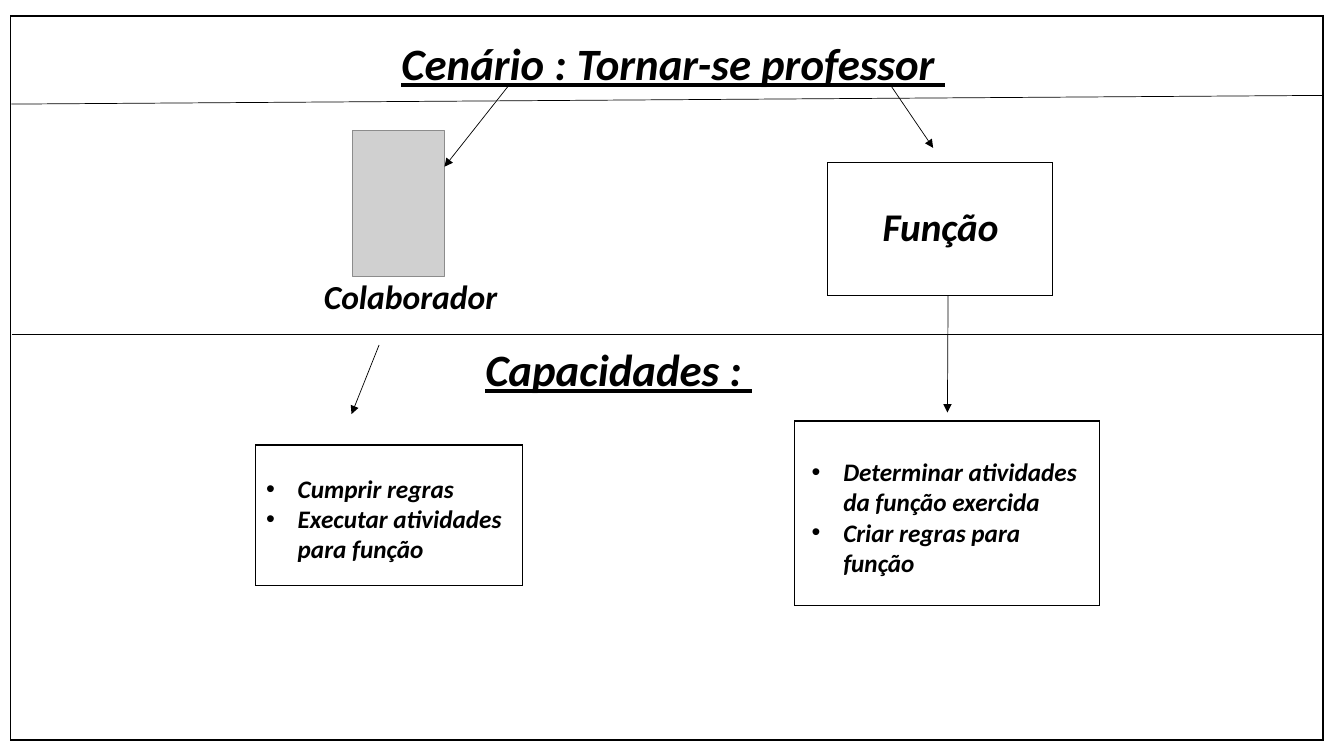
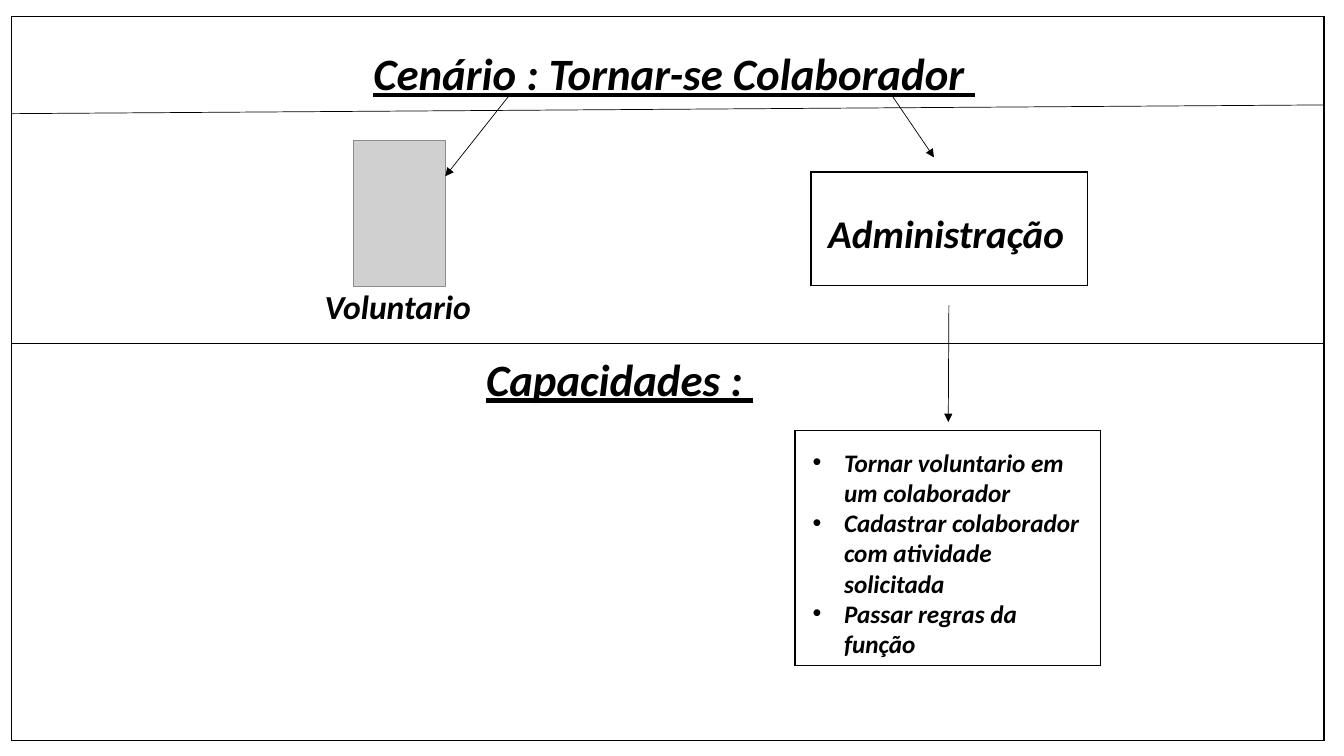
Before and after one commit to Ney-Rocha/OPE-3-semestre, a slide deck: slide 9 of cenario_de_negocio.pptx. Drawn at 1344x756 pixels with LibreOffice and Linux fonts; fonts in the diff are those of the drawing; grey boxes stand for pictures. Boxes give left, top, right and bottom in pixels: in the first picture for what was removed or moved away, otherwise in the second. Text is boxed around its words. In the diff, an @@ line names an element or a change of style, - is before the commit and + after.

Commit message:
AC3 para VANey

```diff
--- a/cenario_de_negocio.pptx
+++ b/cenario_de_negocio.pptx
@@ text at bbox=[373, 58, 964, 102]: text changed @@
-Cenário : Tornar-se professor
+Cenário : Tornar-se Colaborador
@@ rectangle: place and size @@
-rectangle at bbox=[828, 162, 1053, 295]
+rectangle at bbox=[812, 172, 1089, 286]
@@ text at bbox=[828, 220, 1064, 255]: text changed @@
-Função
+Administração
@@ text at bbox=[325, 295, 471, 320]: text changed @@
-Colaborador
+Voluntario
@@ 3 arrows, 2 lines, 1 picture, 1 text: place and size @@
-3 arrows, 2 lines, 1 picture, 1 text at bbox=[11, 84, 1324, 412]
+3 arrows, 2 lines, 1 picture, 1 text at bbox=[12, 93, 1324, 422]
@@ arrow removed from (379, 345) to (352, 414) @@
@@ rectangle removed at bbox=[255, 445, 522, 585] @@
@@ rectangle: place and size @@
-rectangle at bbox=[795, 421, 1100, 606]
+rectangle at bbox=[796, 431, 1101, 665]
@@ text at bbox=[844, 454, 1079, 657]: text changed @@
-• Determinar atividades da função exercida
-• Criar regras para função
+• Tornar voluntario em um colaborador
+• Cadastrar colaborador com atividade solicitada
+• Passar regras da função
@@ text removed at bbox=[298, 480, 501, 562] @@
-• Cumprir regras
-• Executar atividades para função
```
Also in this commit, not shown: 8 other slides changed, 7 slides added, 2 slides removed.
